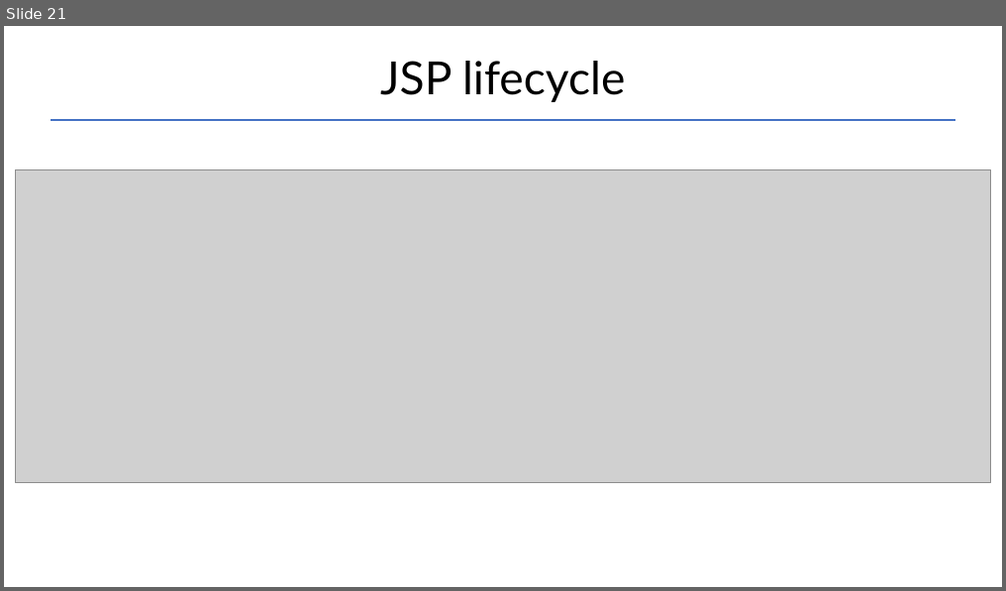
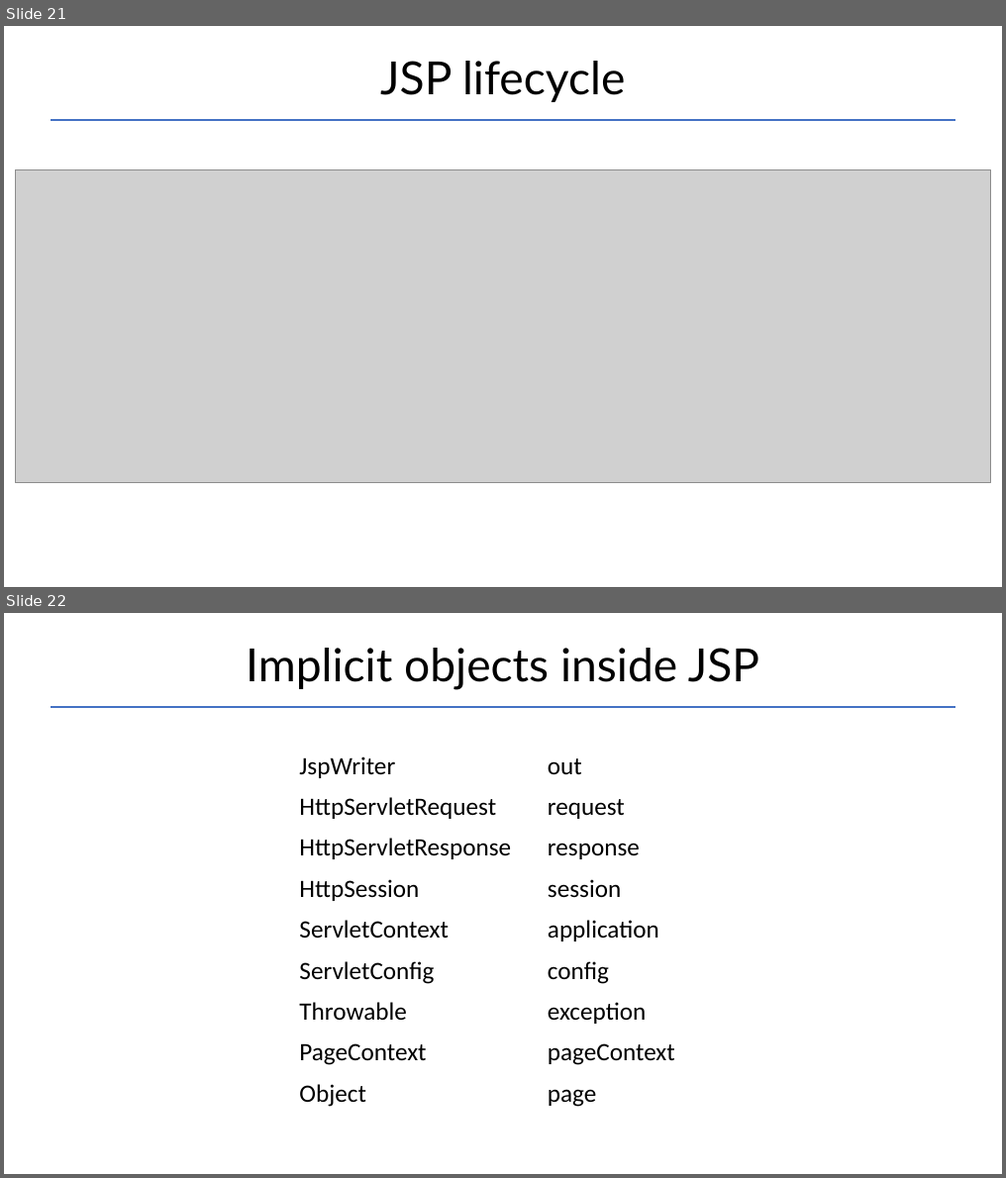
Before and after one commit to Garnik94/Levelup_presentations, a slide deck: Servlet/Servlet_Presentation.pptx. Shown one above the other, each under a label of ours: slide 21 before the commit, slides 21 and 22 after it. The pictures are 1006x591 and 1006x1178 pixels, drawn with LibreOffice and Linux fonts; fonts in the diff are those of the drawing; grey boxes stand for pictures. Boxes give left, top, right and bottom in pixels: in the first picture for what was removed or moved away, otherwise in the second. Text is boxed around its words. In the diff, an @@ line names an element or a change of style, - is before the commit and + after.

Commit message:
11

```diff
--- a/Servlet/Servlet_Presentation.pptx
+++ b/Servlet/Servlet_Presentation.pptx
@@ slide 22 added at (x1=4, y1=613, x2=1002, y2=1174), background #FFFFFF @@
@@ title added at (x1=246, y1=648, x2=759, y2=690), 44 pt, text #000000 @@
+Implicit objects inside JSP
@@ line added from (51, 707) to (955, 707), #4472C4 1.5 pt @@
@@ table added at (x1=292, y1=747, x2=714, y2=1116), 9 rows, 2 columns @@
+JspWriter | out
+HttpServletRequest | request
+HttpServletResponse | response
+HttpSession | session
+ServletContext | application
+ServletConfig | config
+Throwable | exception
+PageContext | pageContext
+Object | page
```
